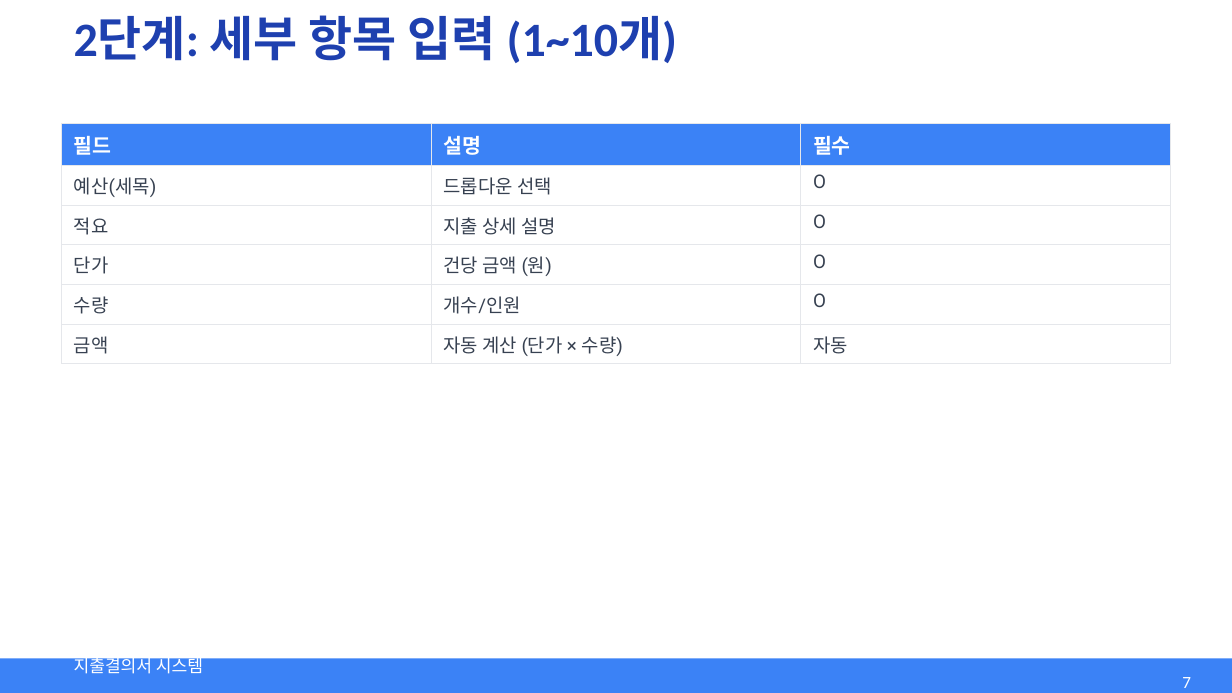
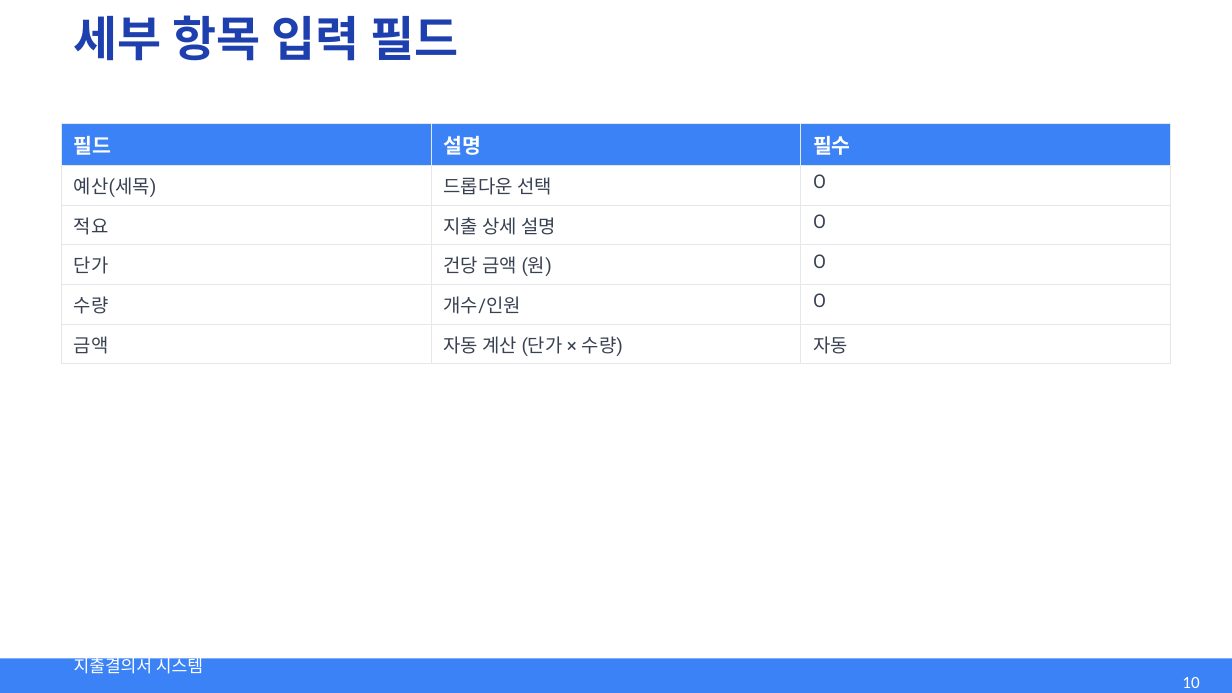
Before and after one commit to can1001/expense-saas, a slide deck: slide 10 of docs/user-guide/presentations/01-expense-guide.pptx (slide 7 before the commit). Drawn at 1232x693 pixels with LibreOffice and Linux fonts; fonts in the diff are those of the drawing. Boxes give left, top, right and bottom in pixels: in the first picture for what was removed or moved away, otherwise in the second. Text is boxed around its words. In the diff, an @@ line names an element or a change of style, - is before the commit and + after.

```diff
--- a/docs/user-guide/presentations/01-expense-guide.pptx
+++ b/docs/user-guide/presentations/01-expense-guide.pptx
@@ text at (x1=74, y1=15, x2=458, y2=61): text changed @@
-2단계: 세부 항목 입력 (1~10개)
+세부 항목 입력 필드
@@ page number at (x1=1182, y1=677, x2=1199, y2=688): text changed @@
-7
+10
```
Also in this commit, not shown: 5 other slides changed, 7 slides added, 5 other files.
